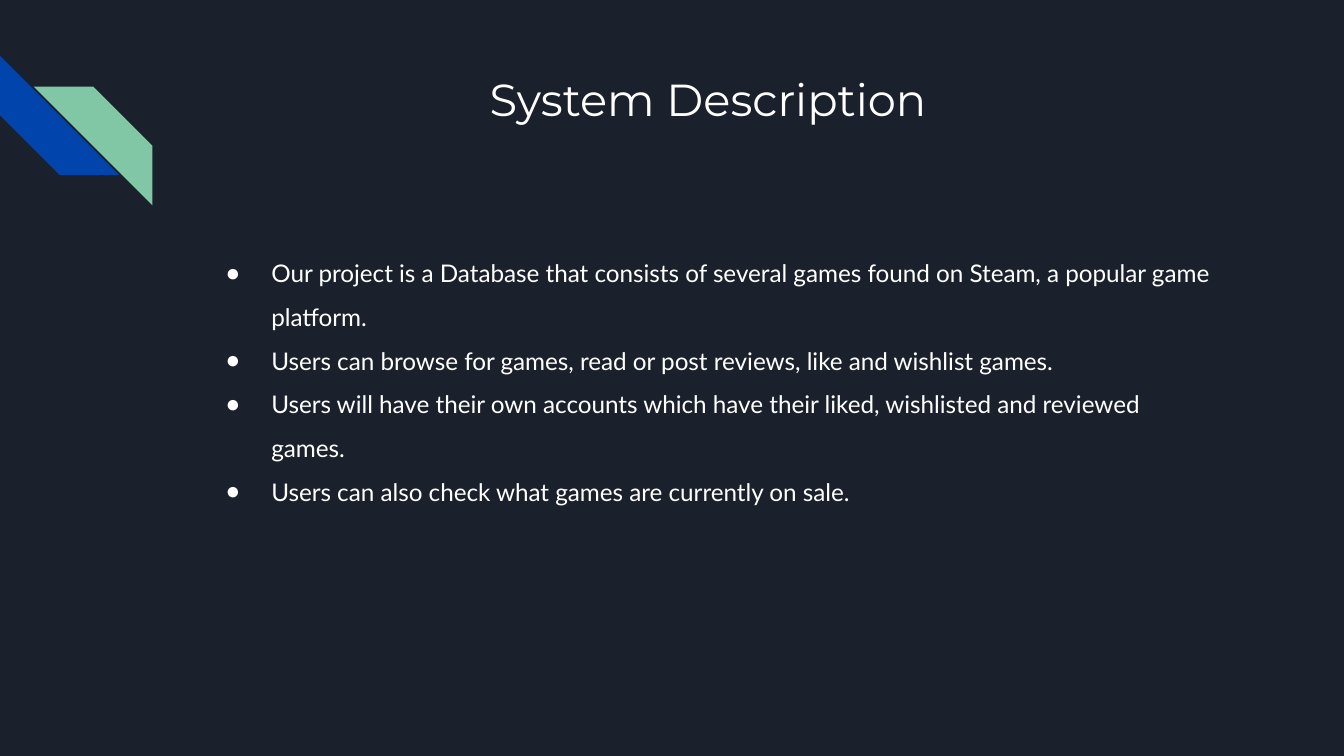
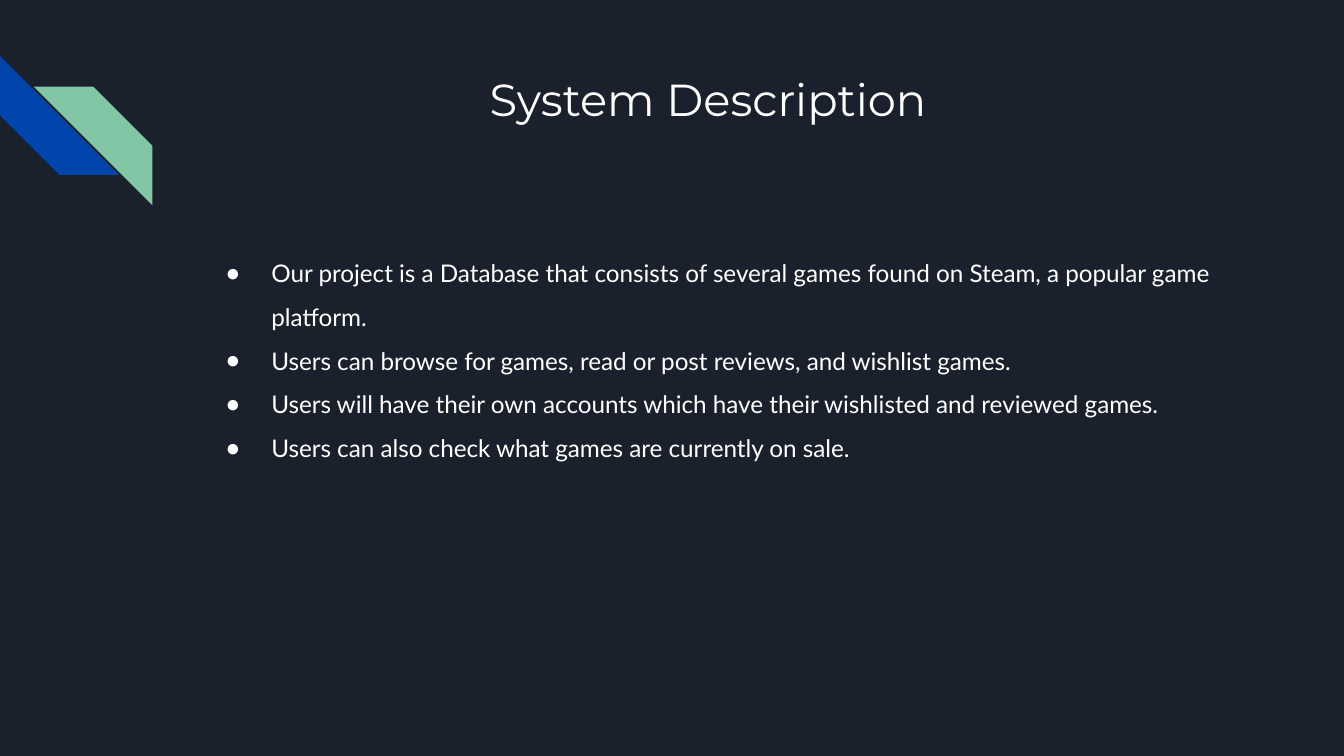
Before and after one commit to BreadsRL/SteamDB, a slide deck: slide 2 of Steam Games DB.pptx. Drawn at 1344x756 pixels with LibreOffice and Linux fonts; fonts in the diff are those of the drawing. Boxes give left, top, right and bottom in pixels: in the first picture for what was removed or moved away, otherwise in the second. Text is boxed around its words. In the diff, an @@ line names an element or a change of style, - is before the commit and + after.

Commit message:
updated ppt

```diff
--- a/Steam Games DB.pptx
+++ b/Steam Games DB.pptx
@@ text at box(271, 352, 1159, 418): text changed @@
-● Users can browse for games, read or post reviews, like and wishlist games.
-● Users will have their own accounts which have their liked, wishlisted and reviewed games.
+● Users can browse for games, read or post reviews, and wishlist games.
+● Users will have their own accounts which have their wishlisted and reviewed games.
```
Also in this commit, not shown: 1 other slide changed.
